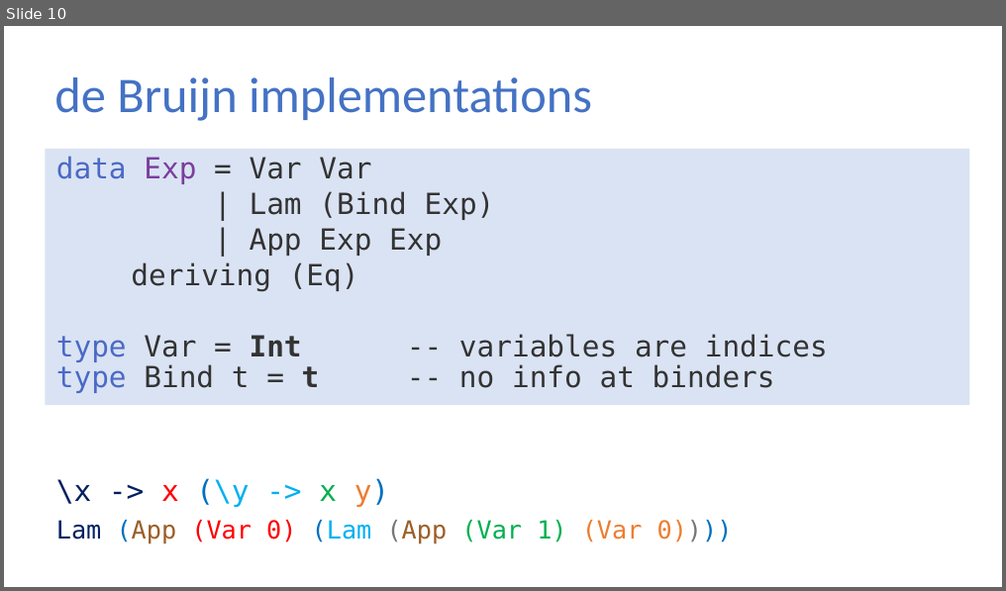
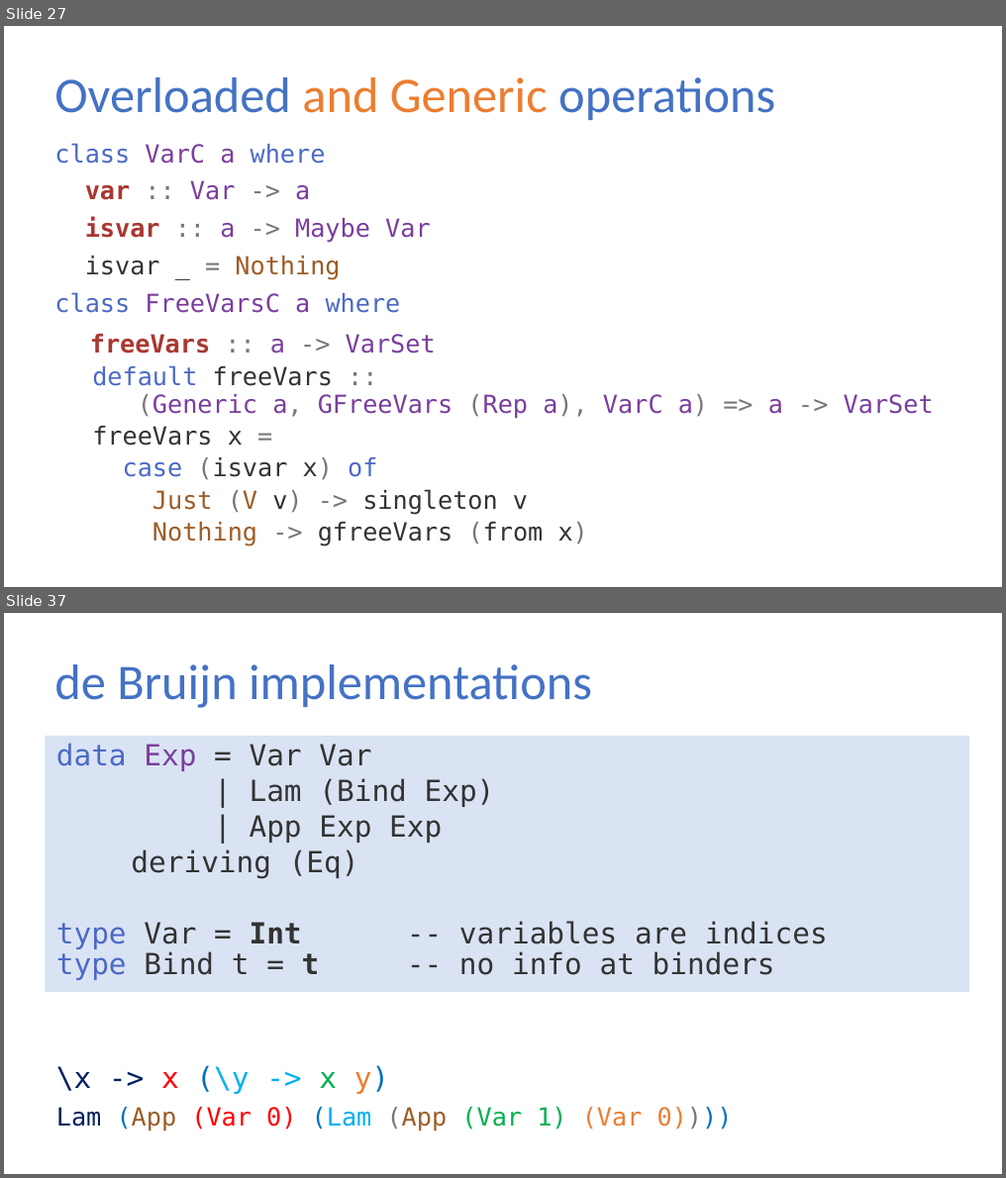
Before and after one commit to sweirich/lambda-n-ways, a slide deck: ifl-2021.pptx. Shown one above the other, each under a label of ours: slide 10 before the commit, slides 27 and 37 after it; the slides between them are not shown. The pictures are 1006x591 and 1006x1178 pixels, drawn with LibreOffice and Linux fonts; fonts in the diff are those of the drawing. Boxes give left, top, right and bottom in pixels: in the first picture for what was removed or moved away, otherwise in the second. Text is boxed around its words. In the diff, an @@ line names an element or a change of style, - is before the commit and + after.

```diff
--- a/ifl-2021.pptx
+++ b/ifl-2021.pptx
@@ slide 27 added at [4,26,1002,587], background #FFFFFF @@
@@ title added at [54,77,775,120], 36 pt, text #4472C4 @@
+Overloaded and Generic operations
@@ text added at [54,143,934,515], 18 pt, text #7A3E9D @@
+class VarC a where
+var :: Var -> a
+isvar :: a -> Maybe Var
+isvar _ = Nothing
+class FreeVarsC a where
+freeVars :: a -> VarSet
+  default freeVars ::
+  (Generic a, GFreeVars (Rep a), VarC a) => a -> VarSet
+  freeVars x =
+  case (isvar x) of
+  Just (V v) -> singleton v
+  Nothing -> gfreeVars (from x)
@@ what was slide 10 is now slide 37 @@
```
Also in this commit, not shown: 9 slides changed, 24 other slides added, 1 slide removed, 16 other files.
